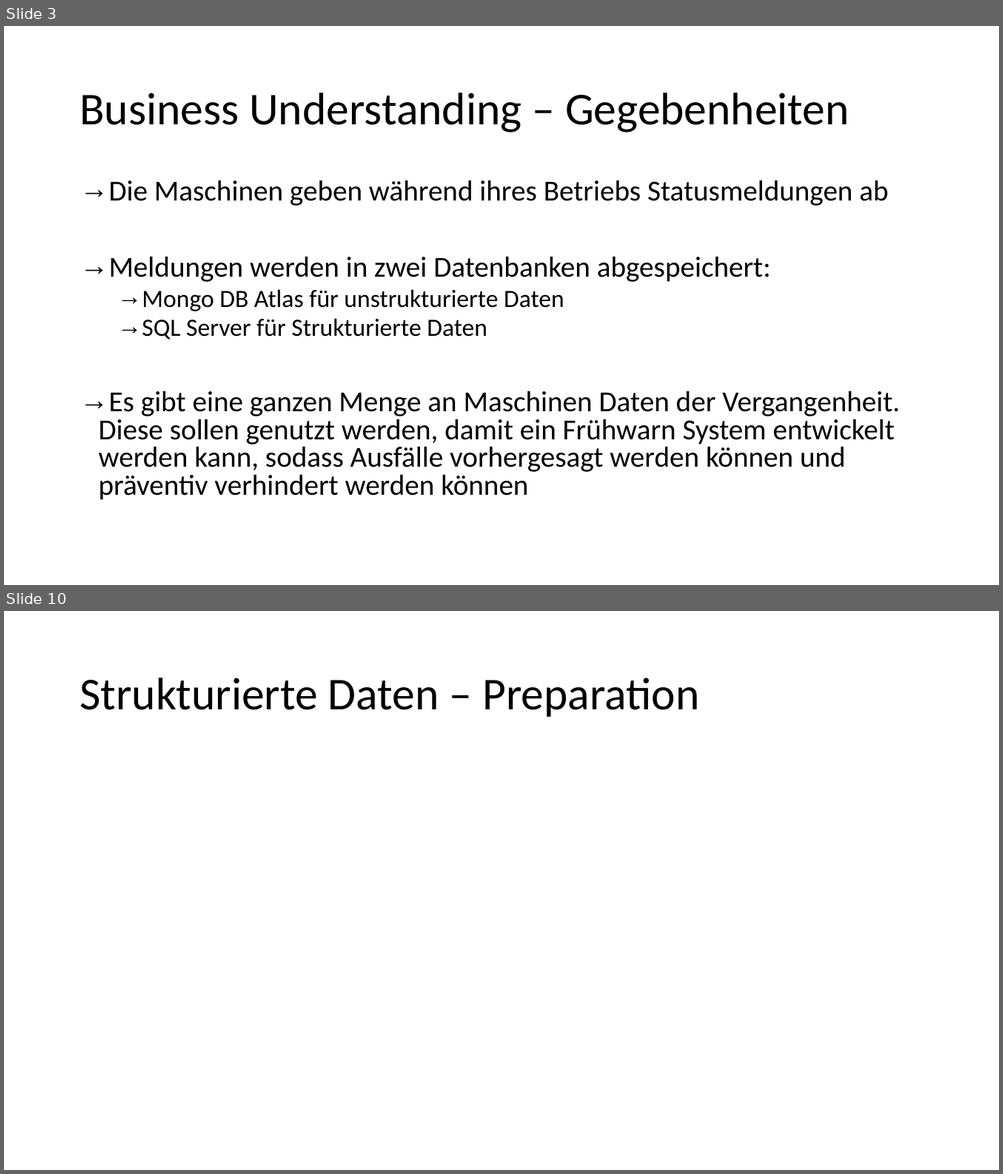
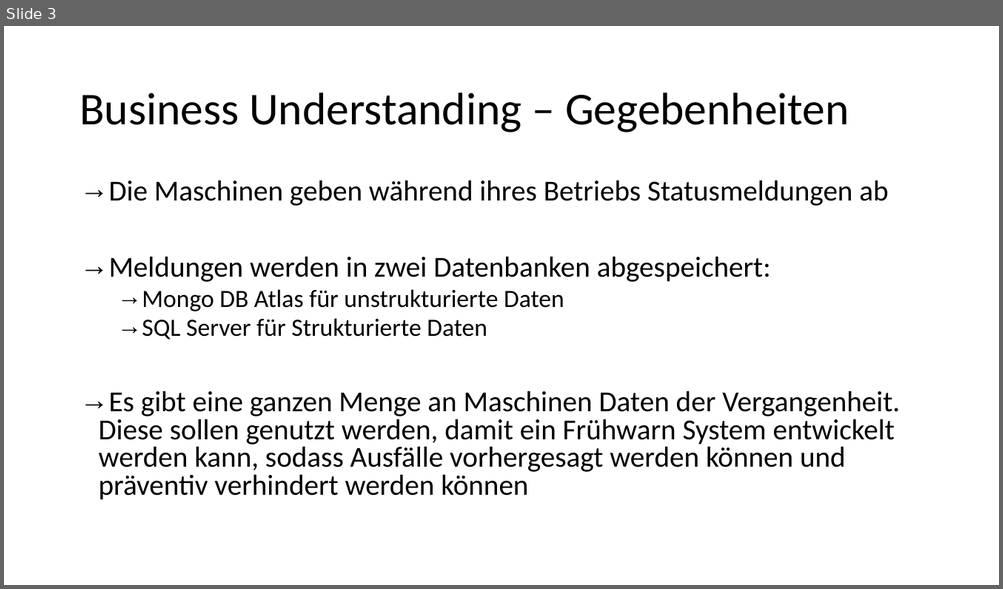
Before and after one commit to Flitschi7/big-data-management, a slide deck: Dokumentation HHZ Rocket Project.pptx. Shown one above the other, each under a label of ours: slides 3 and 10 before the commit, slide 3 after it; the slides between them are not shown. The pictures are 1003x1174 and 1003x589 pixels, drawn with LibreOffice and Linux fonts; fonts in the diff are those of the drawing. Boxes give left, top, right and bottom in pixels: in the first picture for what was removed or moved away, otherwise in the second. Text is boxed around its words. In the diff, an @@ line names an element or a change of style, - is before the commit and + after.

```diff
--- a/Dokumentation HHZ Rocket Project.pptx
+++ b/Dokumentation HHZ Rocket Project.pptx
@@ slide 10 removed at (4, 611, 999, 1170), background #FFFFFF @@
@@ title removed at (79, 678, 699, 717) @@
-Strukturierte Daten – Preparation
```
Also in this commit, not shown: 7 slides changed, 7 slides added, 2 other slides removed.
